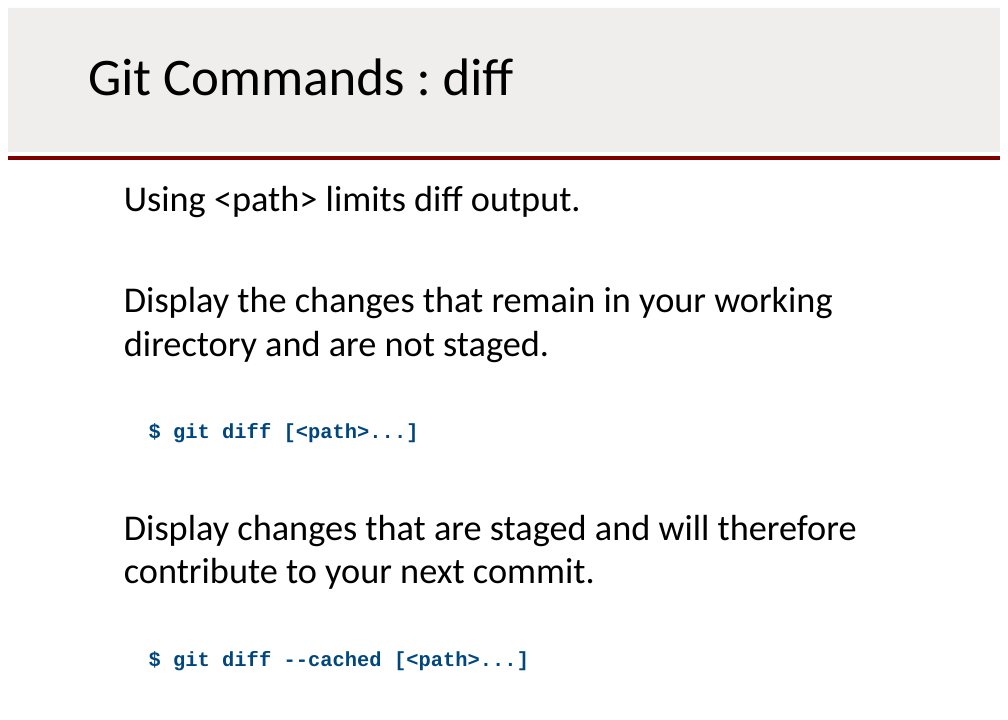
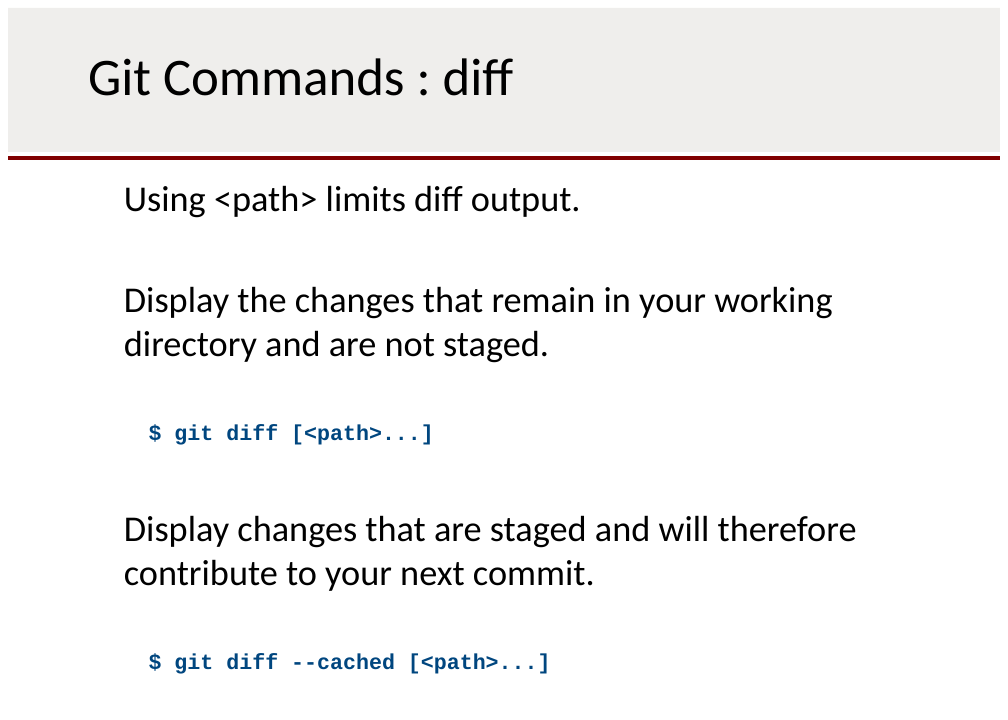
Before and after one commit to rbuck/git-started, a slide deck: slide 37 of docs/training/presentation/gitintro.pptx. Drawn at 1008x720 pixels with LibreOffice and Linux fonts; fonts in the diff are those of the drawing. Boxes give left, top, right and bottom in pixels: in the first picture for what was removed or moved away, otherwise in the second. Text is boxed around its words. In the diff, an @@ line names an element or a change of style, - is before the commit and + after.

Commit message:
Restructure presentation and format example commands.

```diff
--- a/docs/training/presentation/gitintro.pptx
+++ b/docs/training/presentation/gitintro.pptx
@@ text at (x1=174, y1=424, x2=551, y2=674): size 15.3 to 16.1 pt in "$ git diff [<path>...]", "$ git diff --cached [<path>...]" @@
```
Also in this commit, not shown: 27 other slides changed, 1 slide added, 1 slide removed.
